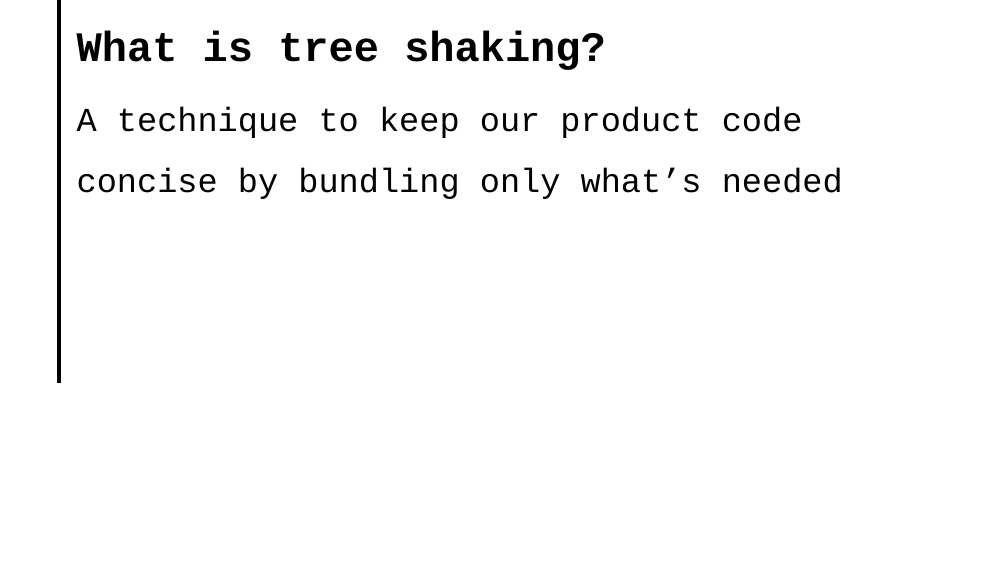
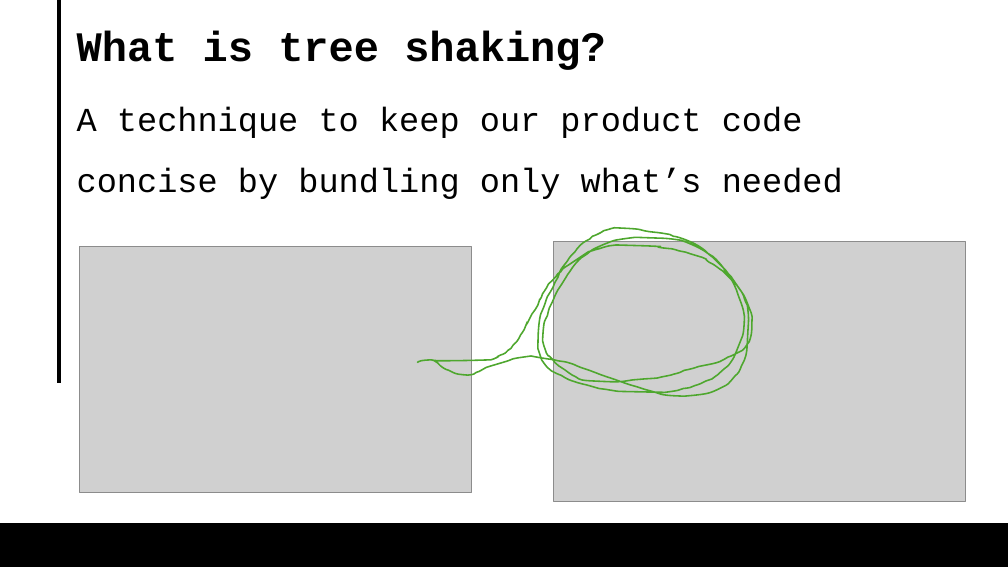
Before and after one commit to AsafShochet/tree-shaking-demo, a slide deck: slide 8 of tree shaking lecture 062024.pptx. Drawn at 1008x567 pixels with LibreOffice and Linux fonts; fonts in the diff are those of the drawing; grey boxes stand for pictures. Boxes give left, top, right and bottom in pixels: in the first picture for what was removed or moved away, otherwise in the second. Text is boxed around its words. In the diff, an @@ line names an element or a change of style, - is before the commit and + after.

```diff
--- a/tree shaking lecture 062024.pptx
+++ b/tree shaking lecture 062024.pptx
@@ freeform shape added at (417,228,752,396), outline #4EA72E 1.5 pt @@
@@ picture added at (79,247,471,492) @@
@@ picture added at (554,242,966,501) @@
@@ rectangle added at (0,523,1008,567), fill #000000, outline #000000 1.5 pt @@
```
Also in this commit, not shown: 17 other slides changed, 1 slide removed, 1 other file.
